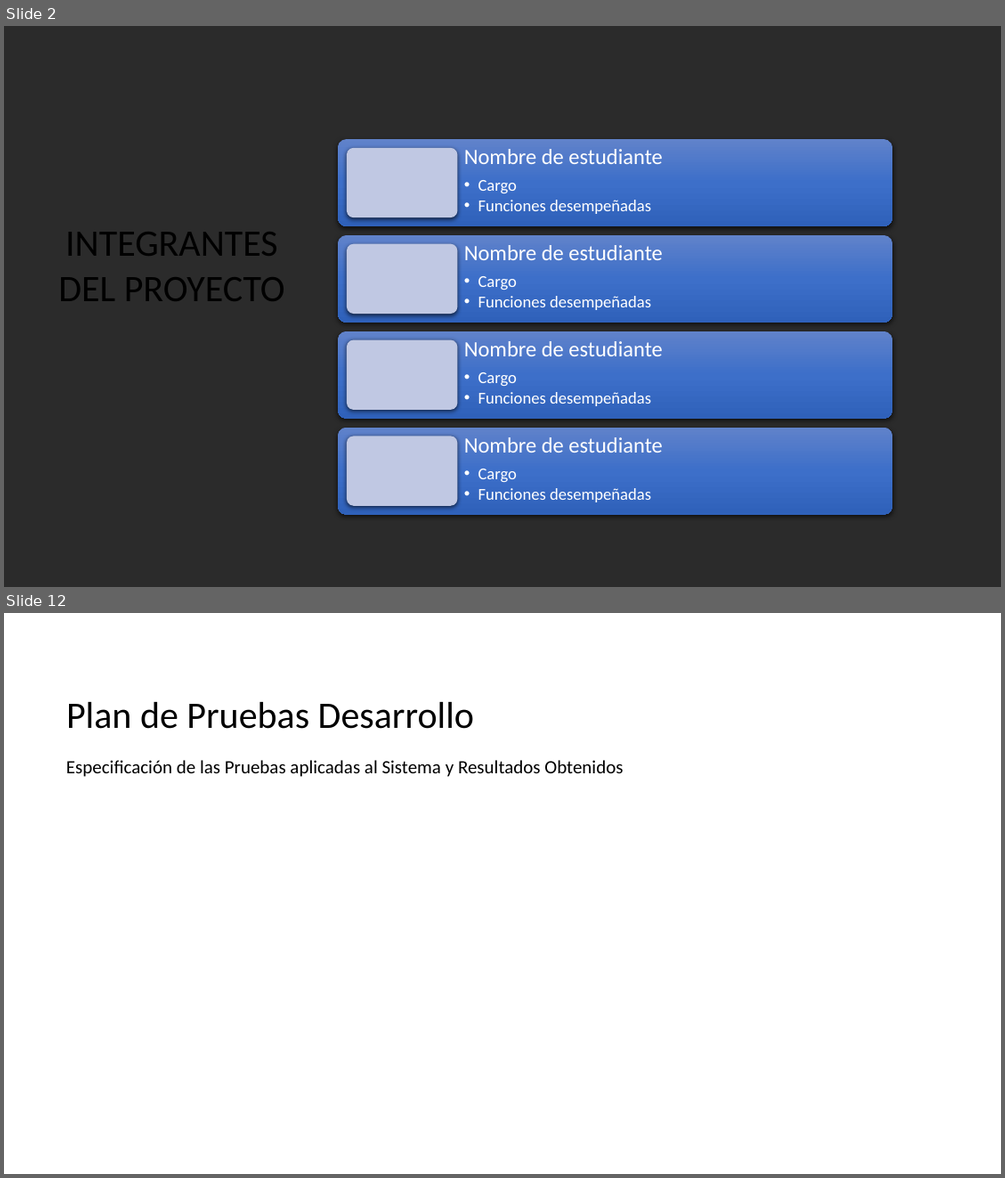
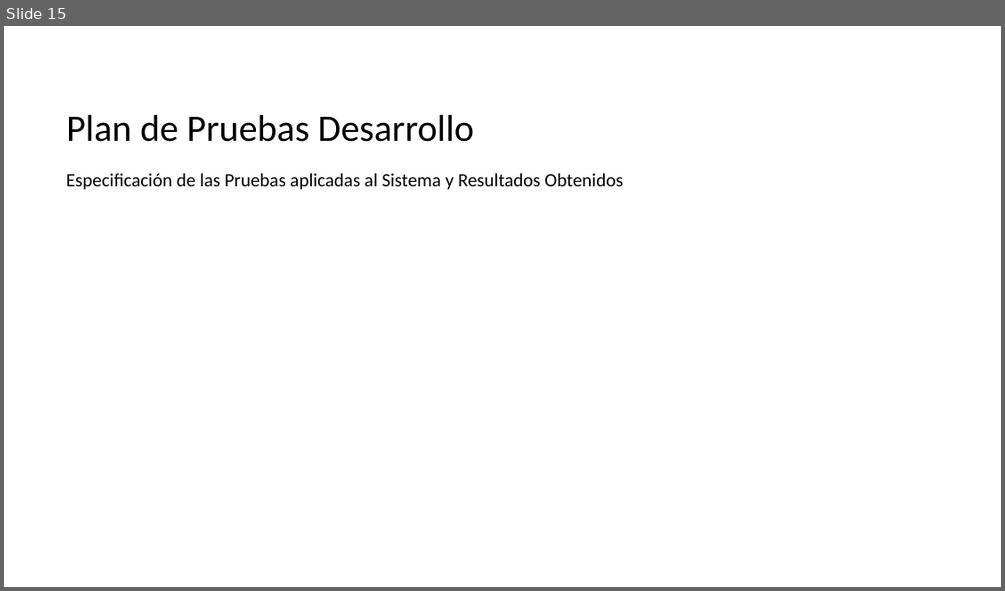
Before and after one commit to CodeFixService/Capstone, a slide deck: fase3/Documentacion Asignatura PTY4614/Estructura Presentación Final-Capstone.pptx. Shown one above the other, each under a label of ours: slides 2 and 12 before the commit, slide 15 after it; the slides between them are not shown. The pictures are 1005x1178 and 1005x591 pixels, drawn with LibreOffice and Linux fonts; fonts in the diff are those of the drawing; background and template pictures are left out; a plain dark background stands for a picture behind light text. Boxes give left, top, right and bottom in pixels: in the first picture for what was removed or moved away, otherwise in the second. Text is boxed around its words. In the diff, an @@ line names an element or a change of style, - is before the commit and + after.

```diff
--- a/fase3/Documentacion Asignatura PTY4614/Estructura Presentación Final-Capstone.pptx
+++ b/fase3/Documentacion Asignatura PTY4614/Estructura Presentación Final-Capstone.pptx
@@ slide 2 removed at [4, 26, 1001, 587], background picture (left out) @@
@@ text removed at [58, 232, 285, 301] @@
-INTEGRANTES DEL PROYECTO
@@ group removed at [339, 139, 893, 515]: 8 rounded rectangles, 4 texts @@
-Nombre de estudiante
-  • Cargo
-  • Funciones desempeñadas
-Nombre de estudiante
-  • Cargo
-  • Funciones desempeñadas
-Nombre de estudiante
-  • Cargo
-  • Funciones desempeñadas
-Nombre de estudiante
-  • Cargo
-  • Funciones desempeñadas
@@ what was slide 12 is now slide 15 @@
```
Also in this commit, not shown: 9 slides changed, 8 slides added, 1 other slide removed.
